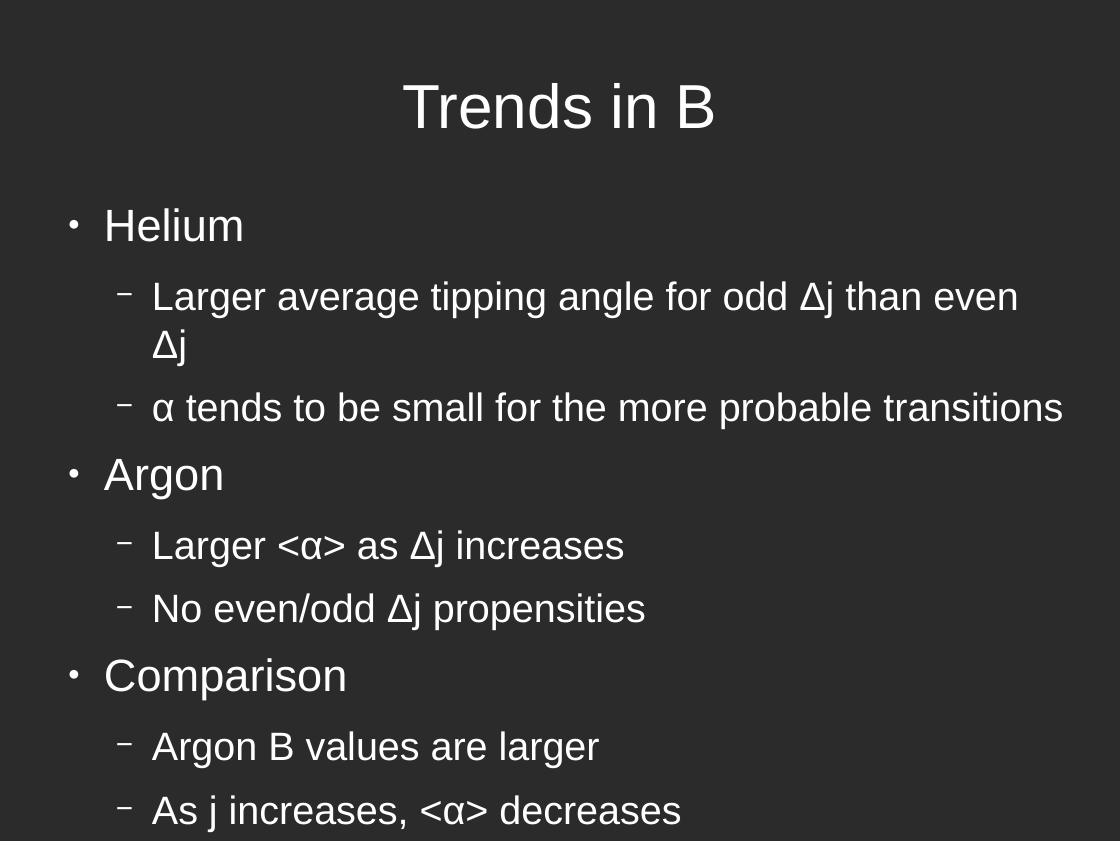
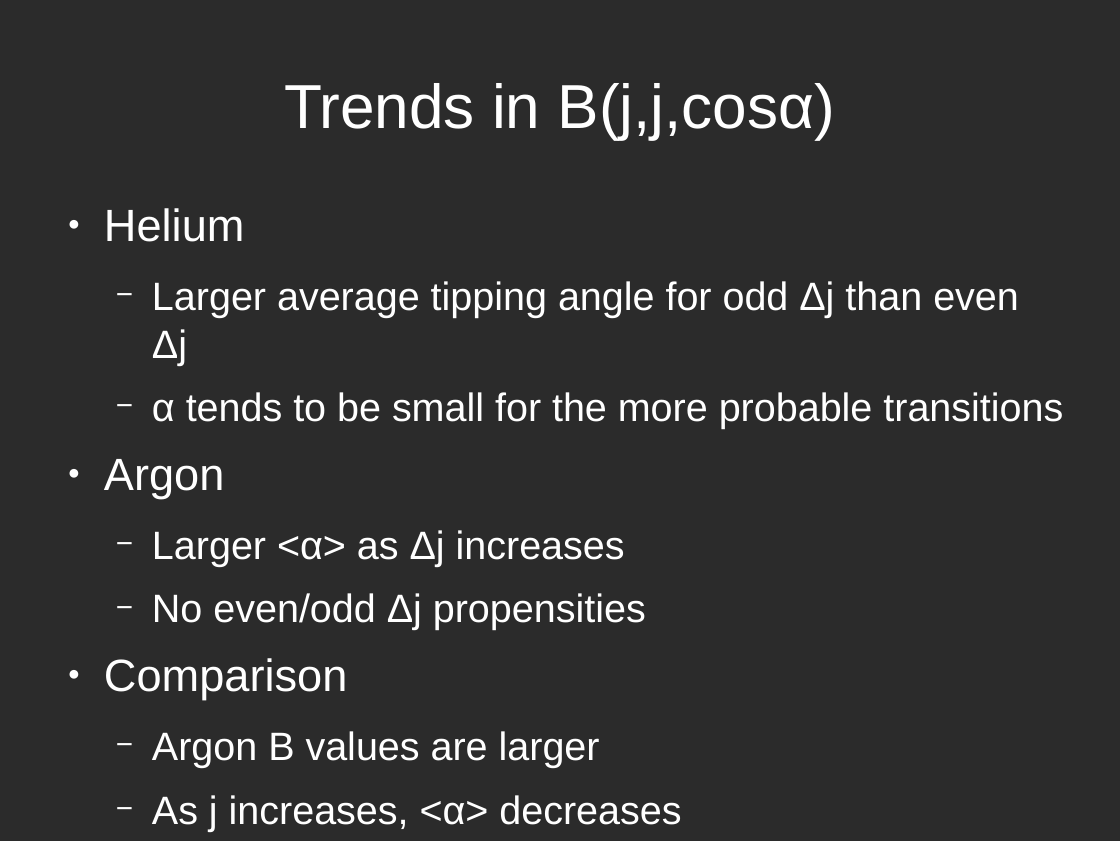
Before and after one commit to atowneND/HeNaK_Collisions, a slide deck: slide 13 of Presentation.odp. Drawn at 1120x841 pixels with LibreOffice and Linux fonts; fonts in the diff are those of the drawing; background and template pictures are left out; a plain dark background stands for a picture behind light text. Boxes give left, top, right and bottom in pixels: in the first picture for what was removed or moved away, otherwise in the second. Text is boxed around its words. In the diff, an @@ line names an element or a change of style, - is before the commit and + after.

```diff
--- a/Presentation.odp
+++ b/Presentation.odp
@@ title at box(284, 83, 835, 139): text changed @@
-Trends in B
+Trends in B(j,j,cosα)
```
Also in this commit, not shown: 5 other slides changed, 8 other files.
